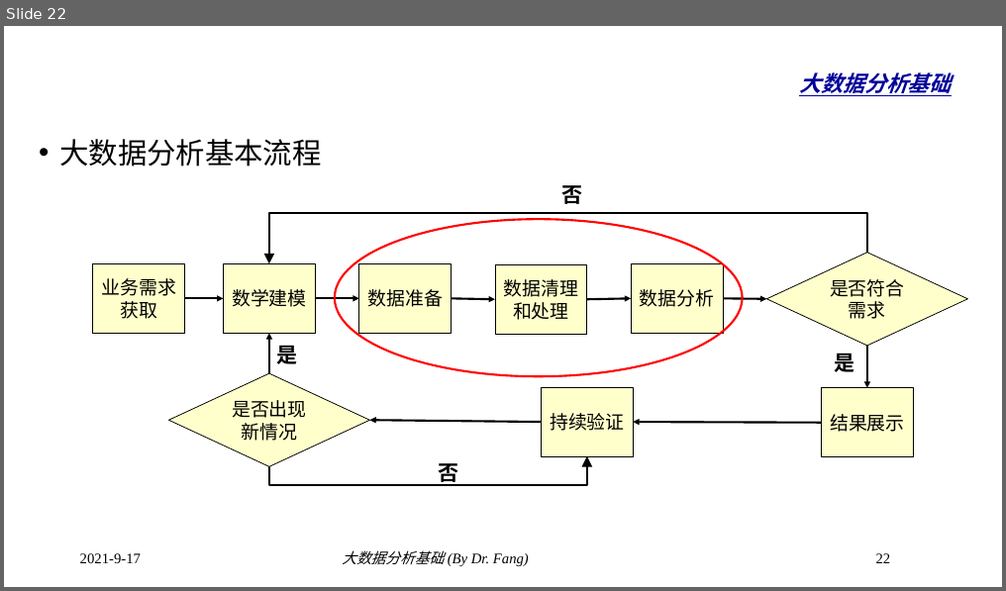
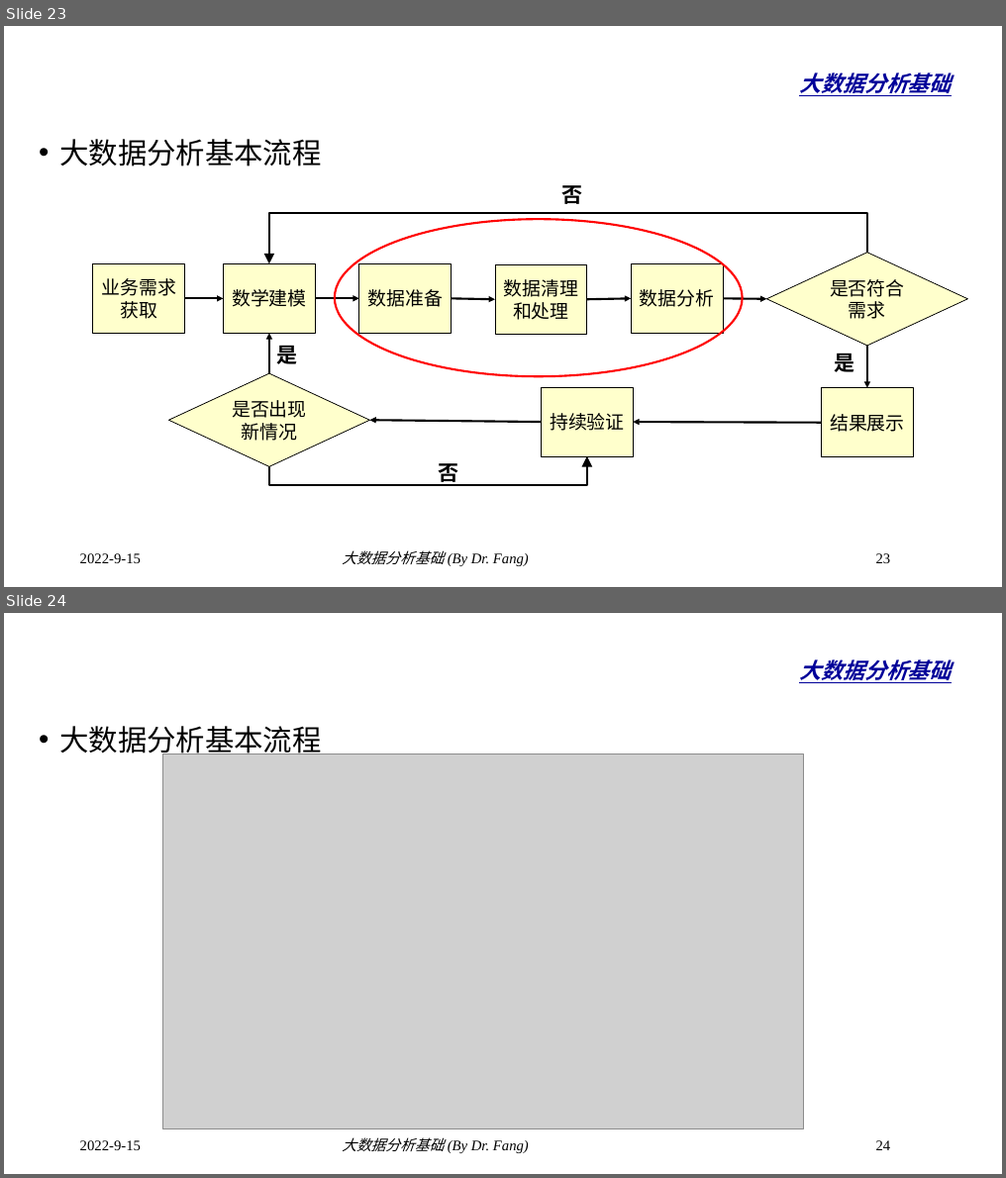
Before and after one commit to dr-fang/BDA, a slide deck: slides/1_Introduction.pptx. Shown one above the other, each under a label of ours: slide 22 before the commit, slides 23 and 24 after it. The pictures are 1006x591 and 1006x1178 pixels, drawn with LibreOffice and Linux fonts; fonts in the diff are those of the drawing; grey boxes stand for pictures; background and template pictures are left out. Boxes give left, top, right and bottom in pixels: in the first picture for what was removed or moved away, otherwise in the second. Text is boxed around its words. In the diff, an @@ line names an element or a change of style, - is before the commit and + after.

```diff
--- a/slides/1_Introduction.pptx
+++ b/slides/1_Introduction.pptx
@@ slide 24 added at [4, 613, 1002, 1174], background #FFFFFF @@
@@ title added at [799, 660, 950, 683], 36 pt, text #000099, bold, italic, underline @@
+大数据分析基础
@@ text added at [59, 726, 321, 759], 28 pt, text #000000 @@
+• 大数据分析基本流程
@@ picture added at [162, 754, 804, 1129] @@
@@ text added at [80, 1141, 141, 1151], 14 pt, text #000000 @@
+2022-9-15
@@ text added at [342, 1138, 529, 1154], 14 pt, text #000000, italic @@
+大数据分析基础 (By Dr. Fang)
@@ page number added at [876, 1141, 891, 1151], 14 pt, text #000000 @@
+24
@@ what was slide 22 is now slide 23 @@
@@ slide 23 changed as well @@
@@ text at [80, 554, 141, 564]: text changed @@
-2021-9-17
+2022-9-15
@@ page number at [876, 554, 891, 564]: text changed @@
-22
+23
```
Also in this commit, not shown: 22 other slides changed, 1 other slide added.
